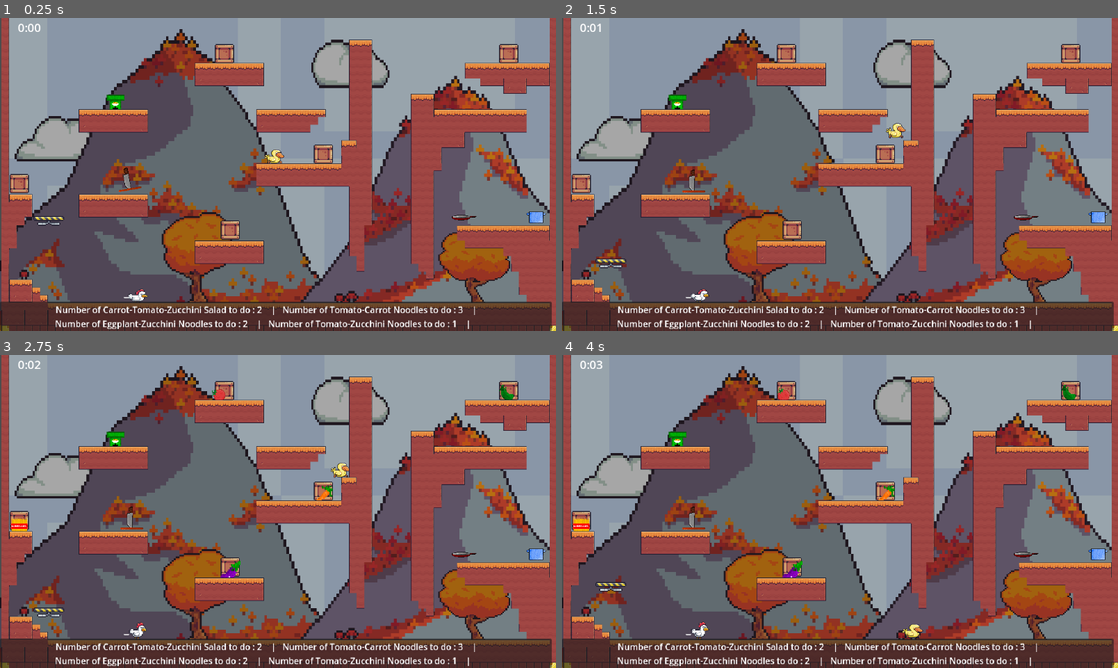
Above: before the commit, frames 1-4 (two rows, left to right).
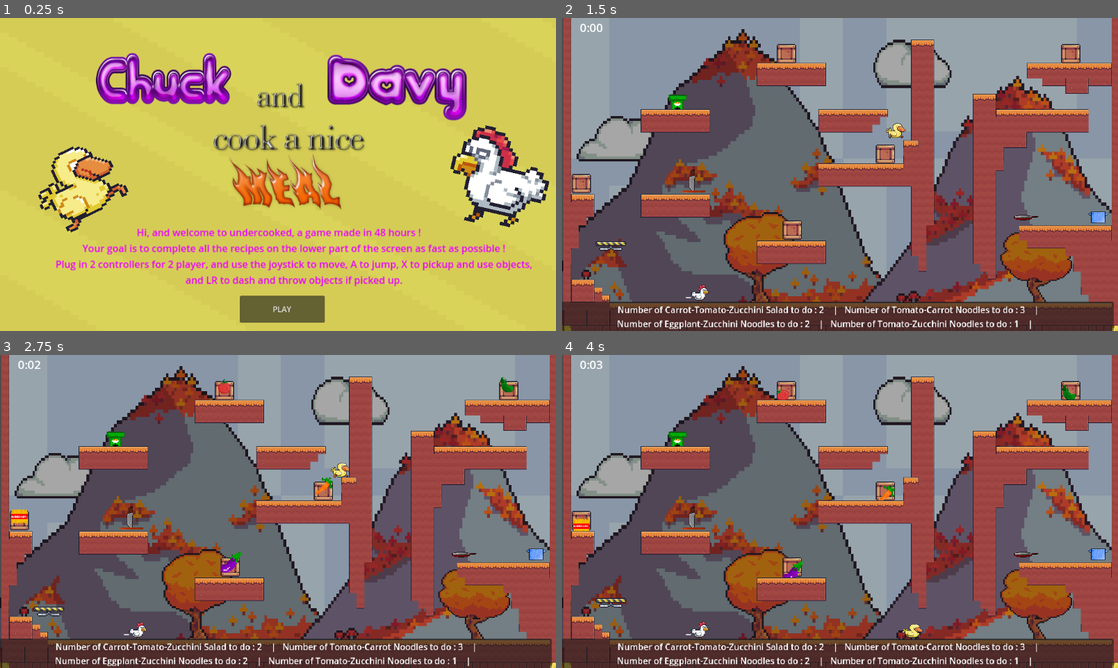
Above: after the commit, the same moments.

Repository: queer-frogs/undercooked
Game: Godot game, scene res://Intro.tscn
Two runs of this game, one before a commit and one after it. Both use one fixed random seed, a clock stepped at 60 frames per second and the inputs below. Before the commit the project starts from res://node.tscn.
Inputs (mouse positions are in pixels of both pictures, inside the frame that each line leads up to):
- Up to frame 1 (0.25 s): no input
- Up to frame 2 (1.5 s): click (845, 309) at 0.5 s, where only the run after the commit has a clickable "PLAY"; hold Right (move_right_1) from 1.28 s (still down); tap Alt (dash_1) at 1.35 s
- Up to frame 3 (2.75 s): keep holding Right (move_right_1); tap Shift (jump_1) at 1.52, 2.27 s; tap Q (dash_2) at 2.1 s
- Up to frame 4 (4 s): release Right (move_right_1) at 2.78 s; hold Left (move_left_1) 2.78-3.53 s; tap E (interact_1) at 2.85 s; hold Right (move_right_1) from 3.53 s (still down); tap Alt (dash_1) at 3.6 s; tap Shift (jump_1) at 3.77 s

The runs differ from the first frame. In frame 1, 100% of the frame differs, in the area x 0-100%, y 0-100%; in frame 2, 0.4%; in frame 3, 0.9%; in frame 4, 0.3%.

Commit message:
intro added

Diff:
--- /dev/null
+++ b/Button.gd
@@ -0,0 +1,15 @@
+extends Button
+
+
+# Called when the node enters the scene tree for the first time.
+func _ready():
+	pass # Replace with function body.
+
+
+# Called every frame. 'delta' is the elapsed time since the previous frame.
+func _process(delta):
+	pass
+
+
+func _on_pressed():
+	get_tree().change_scene_to_file("res://node.tscn")
--- /dev/null
+++ b/Intro.tscn
@@ -0,0 +1,85 @@
+[gd_scene load_steps=10 format=3 uid="uid://ctk85xji68f8k"]
+
+[ext_resource type="Texture2D" uid="uid://dpdm457iyn7l5" path="res://assets_temporaires/Background/Yellow.png" id="1_heqnp"]
+[ext_resource type="Texture2D" uid="uid://dadia0e0rt3rq" path="res://text/Cool Text - Chuck 451772778640679.png" id="2_3kii8"]
+[ext_resource type="Texture2D" uid="uid://cksdumk37l3lb" path="res://text/cooltext451772758683178.png" id="3_rb4ax"]
+[ext_resource type="Texture2D" uid="uid://di01aesokibcs" path="res://text/Cool Text - Davy 451772812681209.png" id="4_cntyy"]
+[ext_resource type="Texture2D" uid="uid://dn5chrrxp3ydx" path="res://text/cooltext451772897839074.png" id="5_c2yj0"]
+[ext_resource type="Texture2D" uid="uid://bw8ms1atanepy" path="res://text/cooltext451772729697101.png" id="6_1to8e"]
+[ext_resource type="Script" path="res://Button.gd" id="7_ioryi"]
+[ext_resource type="Texture2D" uid="uid://n45x76seyjx1" path="res://assets_temporaires/Enemies/Chicken/Run (32x34).png" id="8_bwidr"]
+[ext_resource type="Texture2D" uid="uid://cy6lstvbm6bxj" path="res://assets_temporaires/Enemies/Duck/Jump (36x36).png" id="9_gufrx"]
+
+[node name="Intro" type="Node"]
+
+[node name="TextureRect" type="TextureRect" parent="."]
+modulate = Color(1, 1, 0.545098, 1)
+texture_filter = 1
+anchors_preset = -1
+anchor_right = 1.008
+anchor_bottom = 1.0
+offset_top = -1.0
+offset_right = -0.216064
+offset_bottom = 8.0
+texture = ExtResource("1_heqnp")
+
+[node name="Sprite2D" type="Sprite2D" parent="."]
+position = Vector2(339, 126)
+scale = Vector2(0.806787, 0.952381)
+texture = ExtResource("2_3kii8")
+
+[node name="Sprite2D2" type="Sprite2D" parent="."]
+position = Vector2(583, 162)
+scale = Vector2(0.877778, 0.961538)
+texture = ExtResource("3_rb4ax")
+
+[node name="Sprite2D3" type="Sprite2D" parent="."]
+position = Vector2(823, 144)
+texture = ExtResource("4_cntyy")
+
+[node name="Sprite2D4" type="Sprite2D" parent="."]
+position = Vector2(600, 249)
+texture = ExtResource("5_c2yj0")
+
+[node name="Sprite2D5" type="Sprite2D" parent="."]
+position = Vector2(592, 339)
+scale = Vector2(1.21296, 1.26316)
+texture = ExtResource("6_1to8e")
+
+[node name="Label" type="Label" parent="."]
+modulate = Color(0.917647, 0, 1, 1)
+offset_top = 377.0
+offset_right = 914.0
+offset_bottom = 561.0
+scale = Vector2(1.265, 1.265)
+text = "Hi, and welcome to undercooked, a game made in 48 hours !
+            Your goal is to complete all the recipes on the lower part of the screen as fast as possible !
+            Plug in 2 controllers for 2 player, and use the joystick to move, A to jump, X to pickup and use objects,
+            and LR to dash and throw objects if picked up."
+horizontal_alignment = 1
+vertical_alignment = 1
+
+[node name="Button" type="Button" parent="."]
+offset_left = 497.0
+offset_top = 575.0
+offset_right = 673.0
+offset_bottom = 631.0
+text = "PLAY"
+script = ExtResource("7_ioryi")
+
+[node name="Sprite2D6" type="Sprite2D" parent="."]
+texture_filter = 1
+position = Vector2(2526, 670)
+rotation = 0.225147
+scale = Vector2(7.35435, 6.94678)
+texture = ExtResource("8_bwidr")
+
+[node name="Sprite2D7" type="Sprite2D" parent="."]
+texture_filter = 1
+position = Vector2(167, 352)
+rotation = -0.44855
+scale = Vector2(5.75595, 4.95722)
+texture = ExtResource("9_gufrx")
+flip_h = true
+
+[connection signal="pressed" from="Button" to="Button" method="_on_pressed"]
--- a/project.godot
+++ b/project.godot
@@ -11,7 +11,7 @@
 [application]
 
 config/name="Undercooked"
-run/main_scene="res://node.tscn"
+run/main_scene="res://Intro.tscn"
 config/features=PackedStringArray("4.2", "Mobile")
 config/icon="res://icon.svg"
 
Binary file added: text/Cool Text - Chuck 451772778640679.png
Not shown, added: text/Cool Text - Chuck 451772778640679.png.import
Binary file added: text/Cool Text - Davy 451772812681209.png
Not shown, added: text/Cool Text - Davy 451772812681209.png.import
Binary file added: text/cooltext451772729697101.png
Not shown, added: text/cooltext451772729697101.png.import
Binary file added: text/cooltext451772758683178.png
Not shown, added: text/cooltext451772758683178.png.import
Binary file added: text/cooltext451772897839074.png
Not shown, added: text/cooltext451772897839074.png.import
